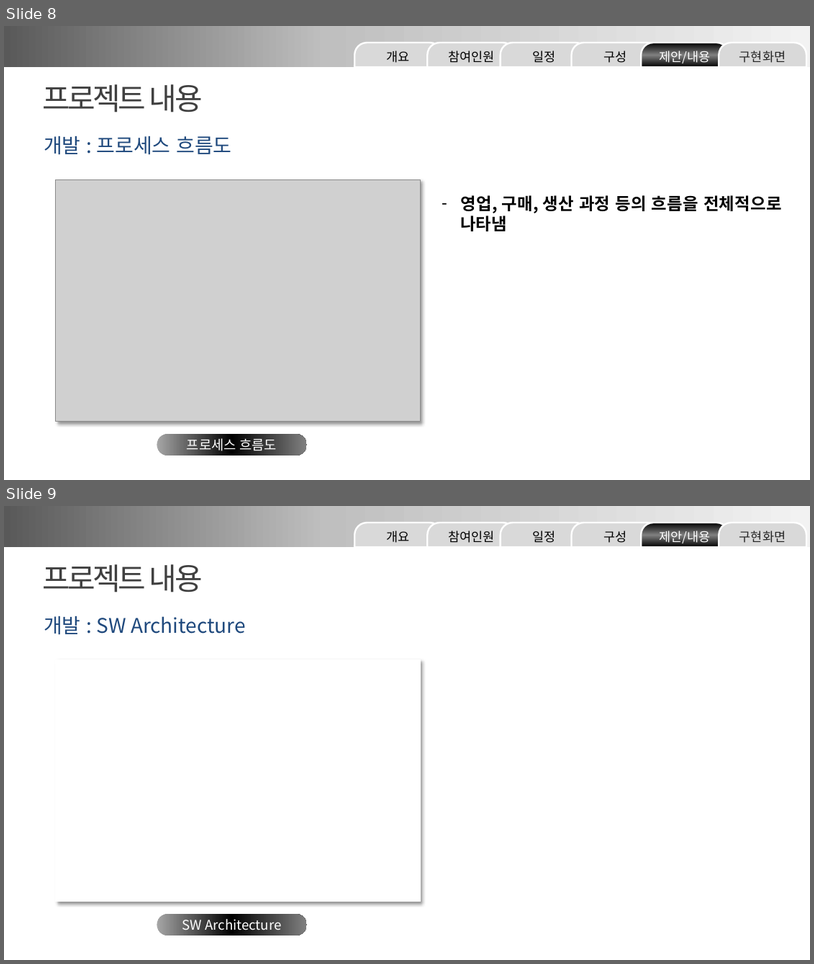
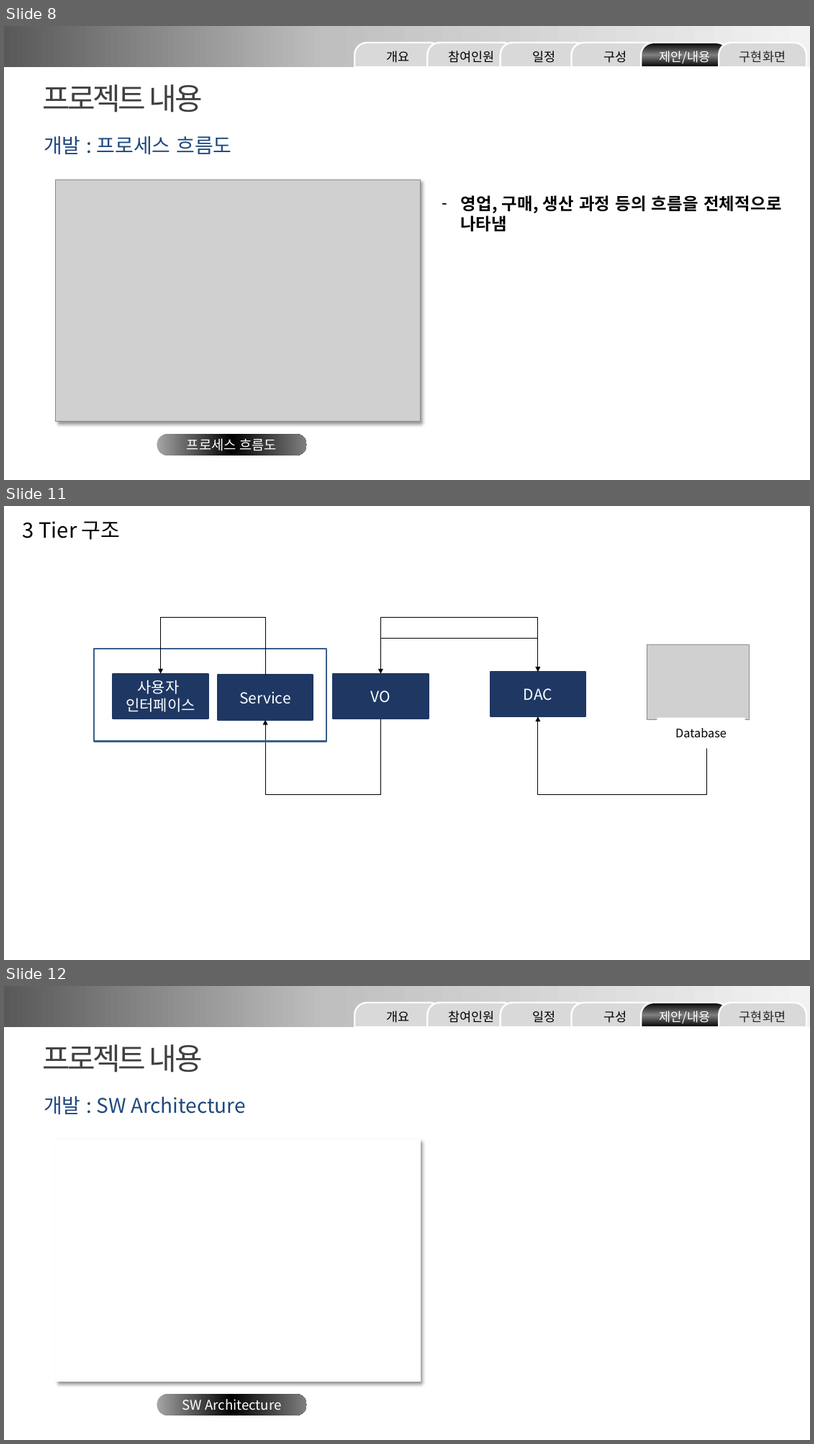
Before and after one commit to minmaxheap/FinalProject, a slide deck: 산출물/Team3 화면 설계 발표 ppt.pptx. Shown one above the other, each under a label of ours: slides 8 and 9 before the commit, slides 8, 11 and 12 after it; the slides between them are not shown. The pictures are 814x964 and 814x1444 pixels, drawn with LibreOffice and Linux fonts; fonts in the diff are those of the drawing; grey boxes stand for pictures. Boxes give left, top, right and bottom in pixels: in the first picture for what was removed or moved away, otherwise in the second. Text is boxed around its words. In the diff, an @@ line names an element or a change of style, - is before the commit and + after.

```diff
--- a/산출물/Team3 화면 설계 발표 ppt.pptx
+++ b/산출물/Team3 화면 설계 발표 ppt.pptx
@@ slide 11 added at bbox=[4, 506, 810, 960], background #FFFFFF @@
@@ text added at bbox=[23, 521, 121, 540], 25 pt, text #000000 @@
+3 Tier 구조
@@ elbow arrow added from (265, 674) to (161, 674), #000000 0.75 pt @@
@@ elbow arrow added from (538, 672) to (381, 674), #000000 0.75 pt @@
@@ rectangle added at bbox=[94, 649, 327, 741], outline #3A5F8C 2 pt @@
@@ elbow arrow added from (381, 674) to (538, 672), #000000 0.75 pt @@
@@ picture added at bbox=[647, 644, 750, 720] @@
@@ rectangle added at bbox=[113, 674, 208, 718], fill #1F3863, outline #1F3863 2 pt, 18 pt, text #FFFFFF @@
+사용자
+인터페이스
@@ rectangle added at bbox=[218, 674, 313, 720], fill #1F3863, outline #1F3863 2 pt, 18 pt, text #FFFFFF @@
+Service
@@ rectangle added at bbox=[333, 674, 428, 718], fill #1F3863, outline #1F3863 2 pt, 18 pt, text #FFFFFF @@
+VO
@@ rectangle added at bbox=[491, 672, 585, 716], fill #1F3863, outline #1F3863 2 pt, 18 pt, text #FFFFFF @@
+DAC
@@ elbow arrow added from (381, 718) to (265, 720), #000000 0.75 pt @@
@@ elbow arrow added from (707, 739) to (538, 716), #000000 0.75 pt @@
@@ rectangle added at bbox=[657, 718, 746, 749], fill #FFFFFF, 14 pt, text #000000 @@
+Database
@@ what was slide 9 is now slide 12 @@
```
Also in this commit, not shown: 1 slide changed, 2 other slides added, 1 other file.
